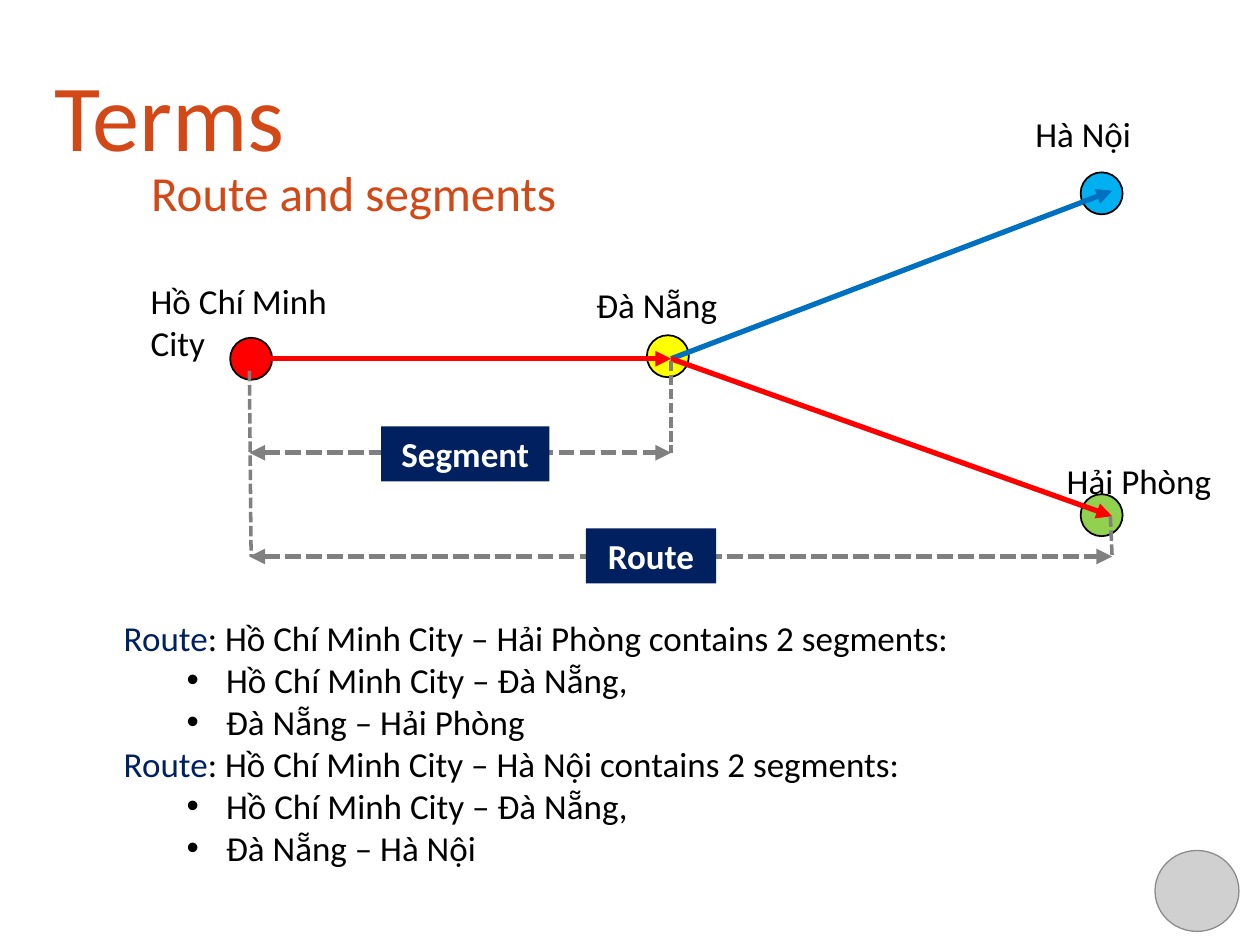
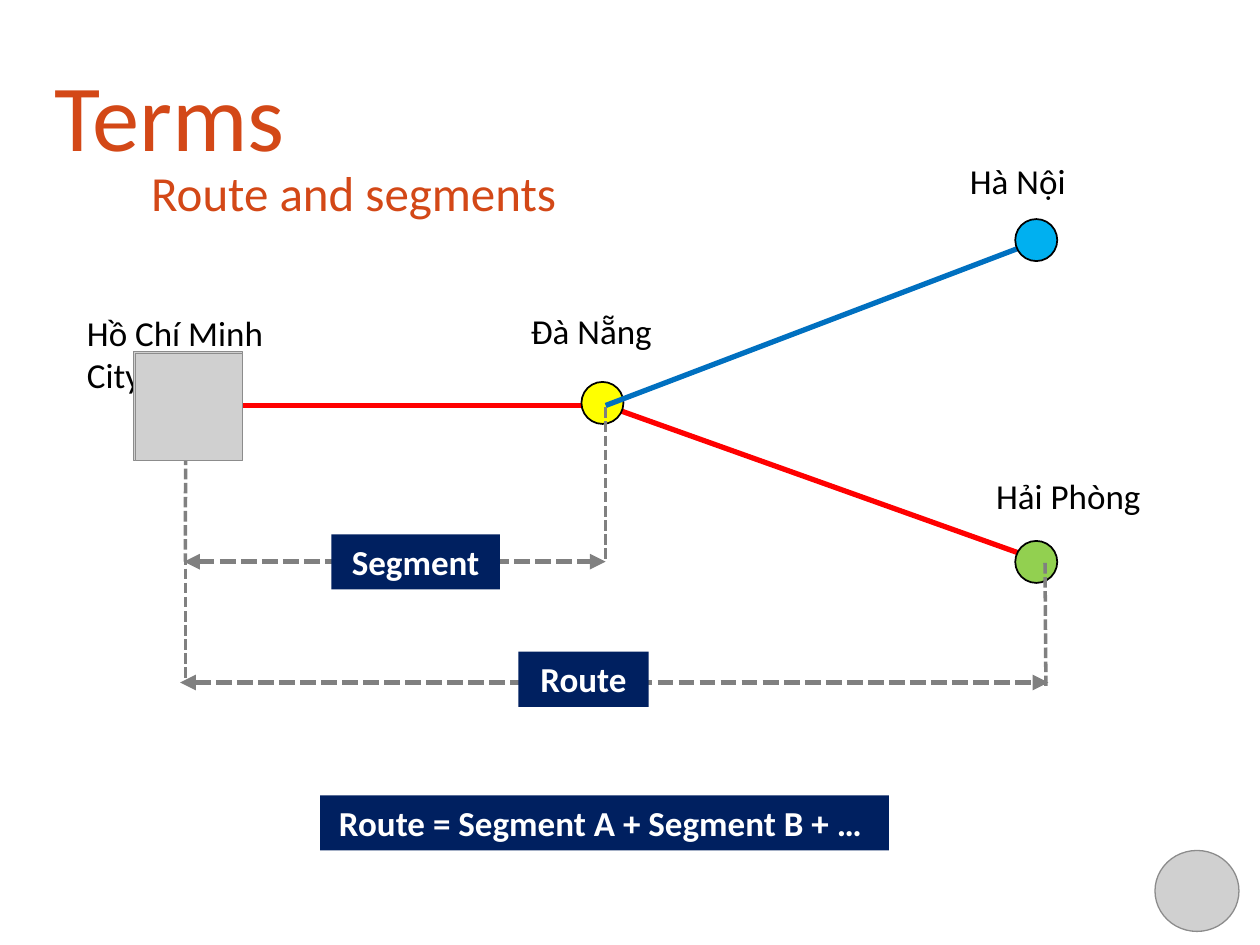
Before and after one commit to khalifandiaye/bus-reservation, a slide deck: slide 6 of WIP/Document/Project Report/Project-Agenda-Team04.pptx. Drawn at 1260x945 pixels with LibreOffice and Linux fonts; fonts in the diff are those of the drawing; grey boxes stand for pictures; background and template pictures are left out. Boxes give left, top, right and bottom in pixels: in the first picture for what was removed or moved away, otherwise in the second. Text is boxed around its words. In the diff, an @@ line names an element or a change of style, - is before the commit and + after.

```diff
--- a/WIP/Document/Project Report/Project-Agenda-Team04.pptx
+++ b/WIP/Document/Project Report/Project-Agenda-Team04.pptx
@@ text "Hồ Chí Minh City": place and size @@
-text "Hồ Chí Minh City" at box(151, 287, 327, 362)
+text "Hồ Chí Minh City" at box(87, 319, 263, 397)
@@ text "Đà Nẵng": place and size @@
-text "Đà Nẵng" at box(596, 289, 717, 324)
+text "Đà Nẵng" at box(531, 315, 651, 350)
@@ picture added at box(134, 352, 243, 461) @@
@@ picture added at box(135, 353, 242, 460) @@
@@ ellipse removed at box(231, 338, 272, 379) @@
@@ 3 ellipses, 3 arrows, 1 text: place and size @@
-3 ellipses, 3 arrows, 1 text at box(251, 123, 1131, 536)
+3 ellipses, 3 arrows, 1 text at box(185, 170, 1065, 582)
@@ line moved from (672, 360) - (672, 452) to (606, 407) - (606, 562) @@
@@ line moved from (249, 370) - (251, 557) to (185, 426) - (185, 562) @@
@@ text "Hải Phòng": place and size @@
-text "Hải Phòng" at box(1067, 469, 1211, 503)
+text "Hải Phòng" at box(996, 484, 1141, 515)
@@ rectangle "Segment": place and size @@
-rectangle "Segment" at box(381, 426, 549, 481)
+rectangle "Segment" at box(331, 534, 500, 590)
@@ double arrow moved from (249, 452) - (672, 452) to (184, 562) - (606, 562) @@
@@ line added from (185, 554) to (185, 683), #808080 2 pt dashed @@
@@ line moved from (1110, 517) - (1113, 557) to (1045, 563) - (1046, 685) @@
@@ text removed at box(124, 624, 948, 867) @@
-Route: Hồ Chí Minh City – Hải Phòng contains 2 segments:
-  • Hồ Chí Minh City – Đà Nẵng,
-  • Đà Nẵng – Hải Phòng
-Route: Hồ Chí Minh City – Hà Nội contains 2 segments:
-  • Hồ Chí Minh City – Đà Nẵng,
-  • Đà Nẵng – Hà Nội
@@ rectangle "Route": place and size @@
-rectangle "Route" at box(586, 528, 716, 583)
+rectangle "Route" at box(518, 651, 648, 707)
@@ double arrow moved from (249, 557) - (1113, 557) to (180, 683) - (1048, 683) @@
@@ rectangle added at box(320, 795, 888, 850), fill #002060, 20 pt, text #FFFFFF, bold @@
+Route = Segment A + Segment B + …
```
Also in this commit, not shown: 11 other slides changed, 1 slide added, 1 other file.
